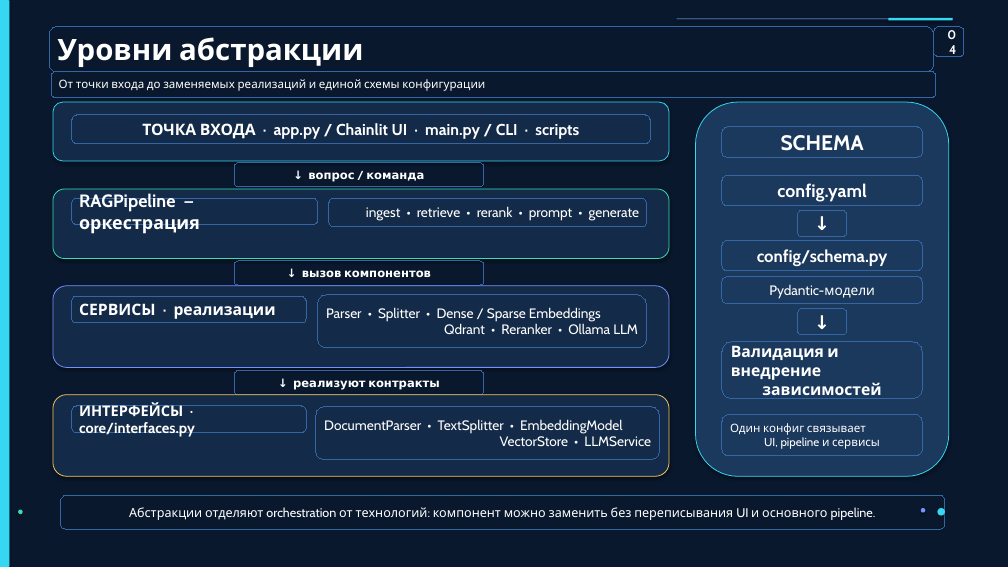
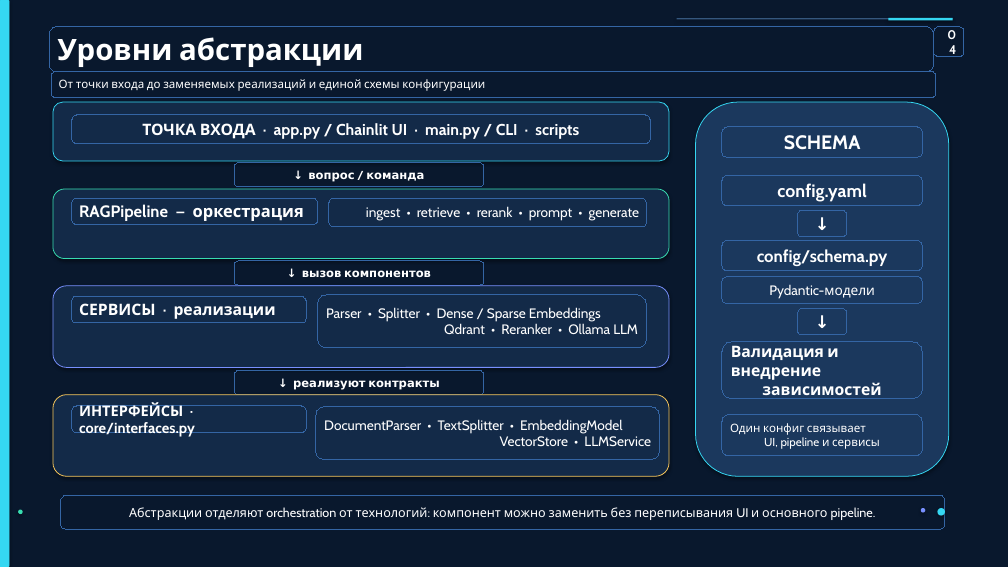
Before and after one commit to AMTagirov/local-rag-project, a slide deck: slide 4 of Local_RAG_Project_Presentation.pptx. Drawn at 1008x567 pixels with LibreOffice and Linux fonts; fonts in the diff are those of the drawing. Boxes give left, top, right and bottom in pixels: in the first picture for what was removed or moved away, otherwise in the second. Text is boxed around its words. In the diff, an @@ line names an element or a change of style, - is before the commit and + after.

```diff
--- a/Local_RAG_Project_Presentation.pptx
+++ b/Local_RAG_Project_Presentation.pptx
@@ text "SCHEMA" at bbox=[784, 135, 861, 150]: size 20 to 18.5 pt @@
@@ text "RAGPipeline — оркестрация": place and size @@
-text "RAGPipeline — оркестрация" at bbox=[72, 198, 318, 225]
+text "RAGPipeline — оркестрация" at bbox=[79, 204, 304, 221]
@@ text "RAGPipeline — оркестрация" at bbox=[79, 204, 304, 221]: size 17 to 15.7 pt @@
```
Also in this commit, not shown: 5 other slides changed, 1 slide added, 22 other files.
